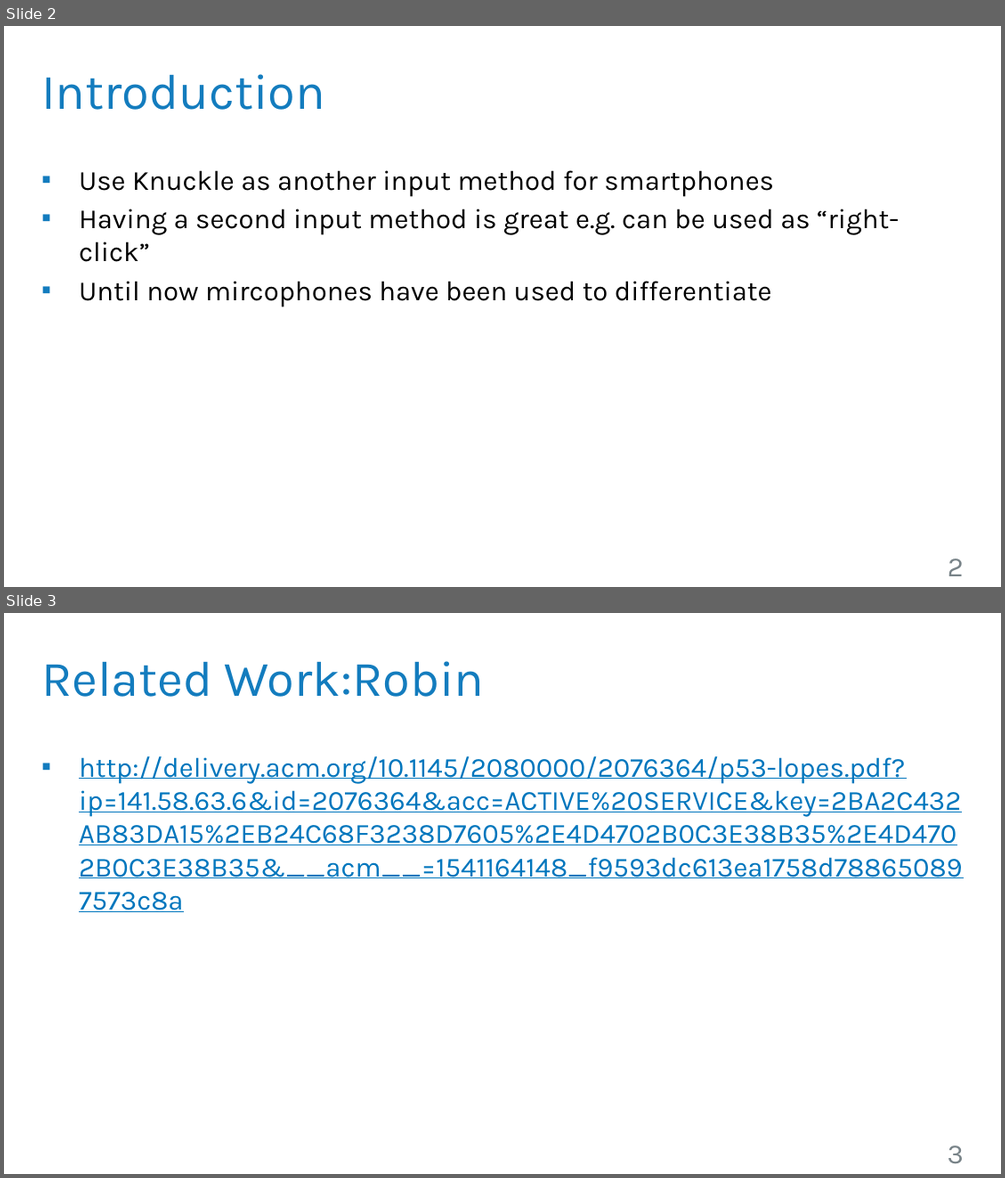
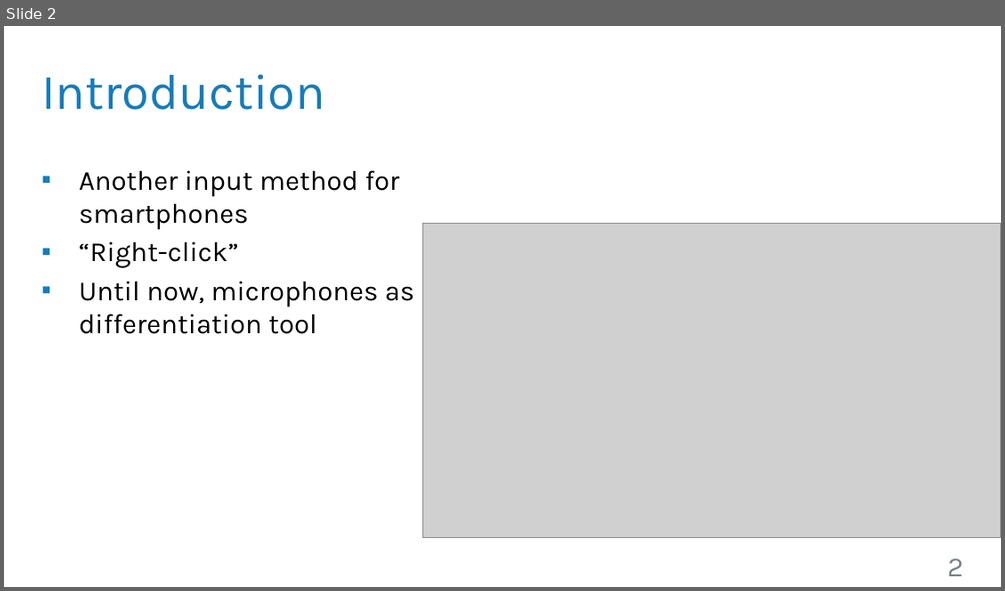
Before and after one commit to robsch94/FaPraKnuckleInput, a slide deck: FirstPresentation.pptx. Shown one above the other, each under a label of ours: slides 2 and 3 before the commit, slide 2 after it. The pictures are 1005x1178 and 1005x591 pixels, drawn with LibreOffice and Linux fonts; fonts in the diff are those of the drawing; grey boxes stand for pictures; background and template pictures are left out. Boxes give left, top, right and bottom in pixels: in the first picture for what was removed or moved away, otherwise in the second. Text is boxed around its words. In the diff, an @@ line names an element or a change of style, - is before the commit and + after.

```diff
--- a/FirstPresentation.pptx
+++ b/FirstPresentation.pptx
@@ slide 3 removed at bbox=[4, 613, 1001, 1174], background #FFFFFF @@
@@ title removed at bbox=[41, 661, 485, 697] @@
-Related Work:Robin
@@ text removed at bbox=[79, 756, 963, 878] @@
-▪ http://delivery.acm.org/10.1145/2080000/2076364/p53-lopes.pdf?ip=141.58.63.6&id=2076364&acc=ACTIVE%20SERVICE&key=2BA2C432AB83DA15%2EB24C68F3238D7605%2E4D4702B0C3E38B35%2E4D4702B0C3E38B35&__acm__=1541164148_f9593dc613ea1758d788650897573c8a
@@ page number removed at bbox=[947, 1145, 963, 1164] @@
-3
@@ slide 2 changed as well @@
@@ text at bbox=[79, 170, 414, 334]: text changed @@
-▪ Use Knuckle as another input method for smartphones
-▪ Having a second input method is great e.g. can be used as “right-click”
-▪ Until now mircophones have been used to differentiate
+▪ Another input method for smartphones
+▪ “Right-click”
+▪ Until now, microphones as differentiation tool
@@ picture added at bbox=[422, 224, 1001, 539] @@
```
Also in this commit, not shown: 6 other slides changed, 3 slides added, 2 other slides removed.
